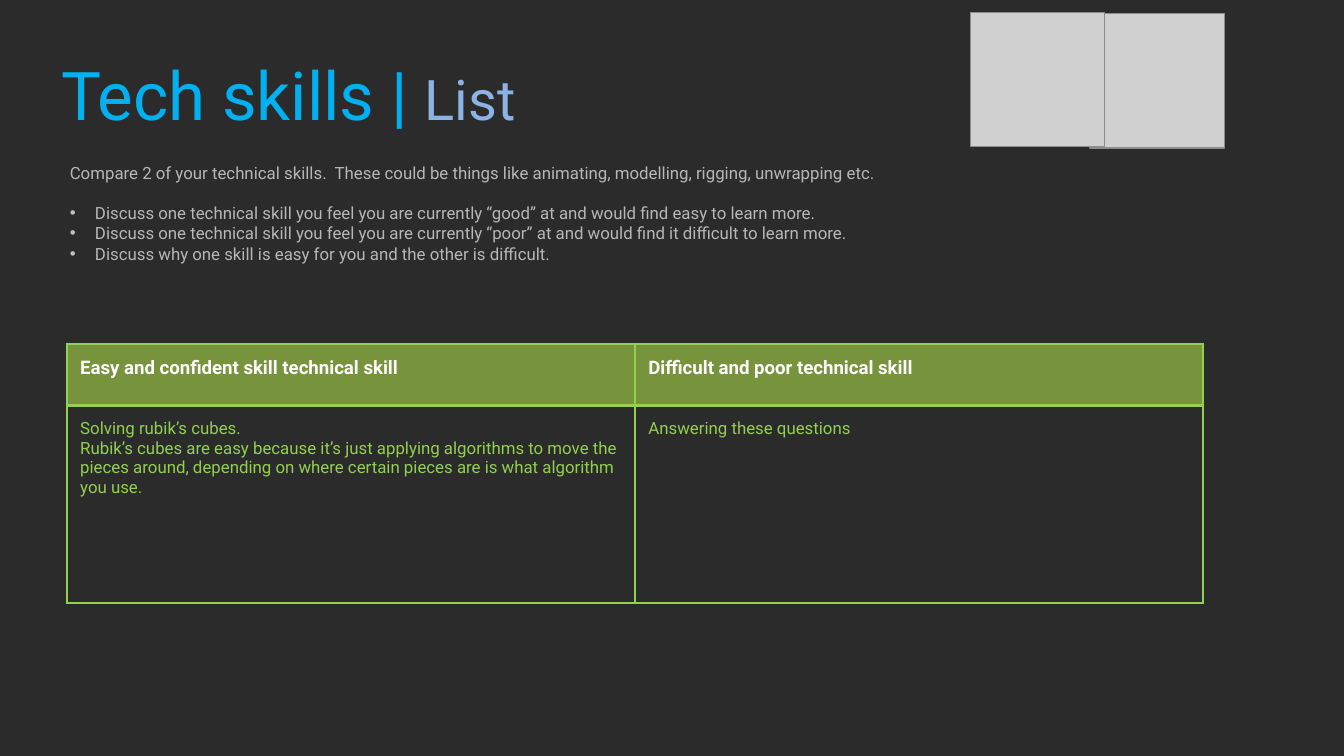
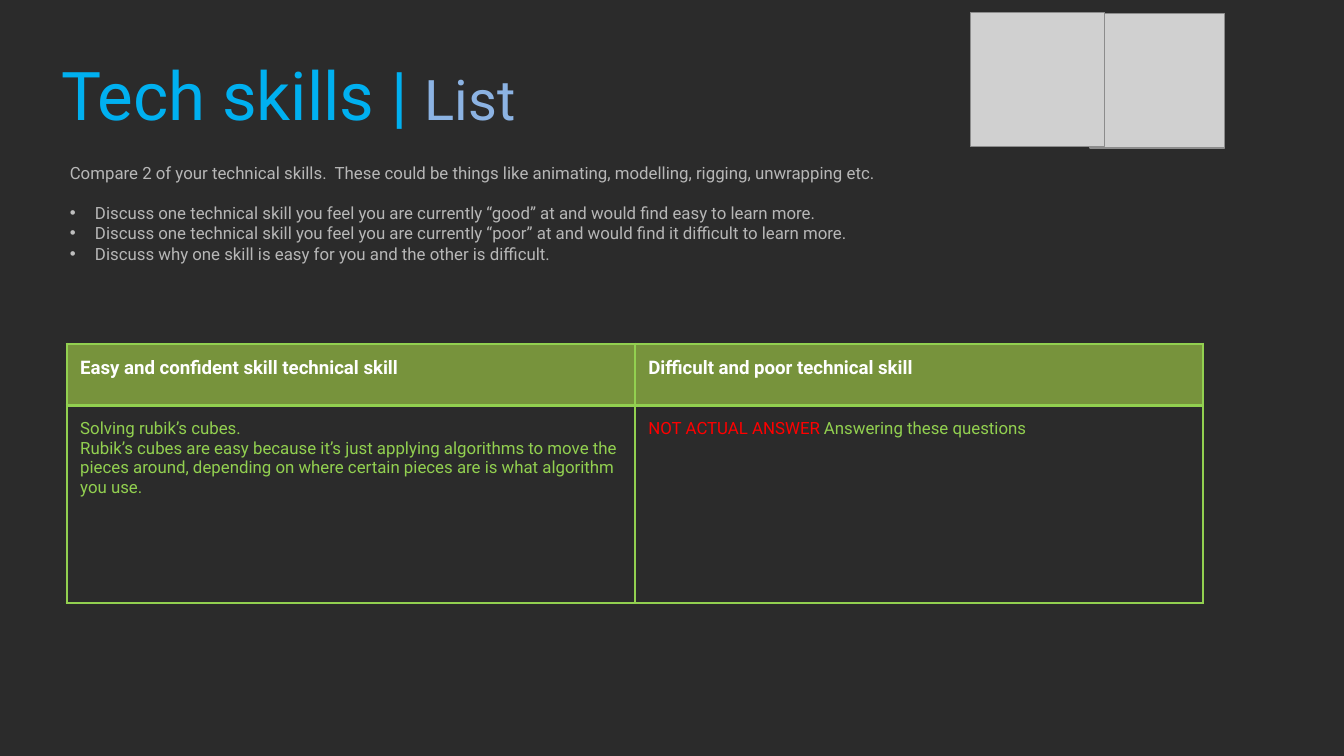
Before and after one commit to Dinoboy173/ProfStud, a slide deck: slide 18 of Class1/NOT DONE 2021_Professional_Studies_1_YourName.pptx. Drawn at 1344x756 pixels with LibreOffice and Linux fonts; fonts in the diff are those of the drawing; grey boxes stand for pictures; background and template pictures are left out; a plain dark background stands for a picture behind light text. Boxes give left, top, right and bottom in pixels: in the first picture for what was removed or moved away, otherwise in the second. Text is boxed around its words. In the diff, an @@ line names an element or a change of style, - is before the commit and + after.

```diff
--- a/Class1/NOT DONE 2021_Professional_Studies_1_YourName.pptx
+++ b/Class1/NOT DONE 2021_Professional_Studies_1_YourName.pptx
@@ table at (67,344,1204,603) @@
-row 2, column 2: Answering these questions
+row 2, column 2: NOT ACTUAL ANSWER Answering these questions
```
Also in this commit, not shown: 4 other slides changed.
